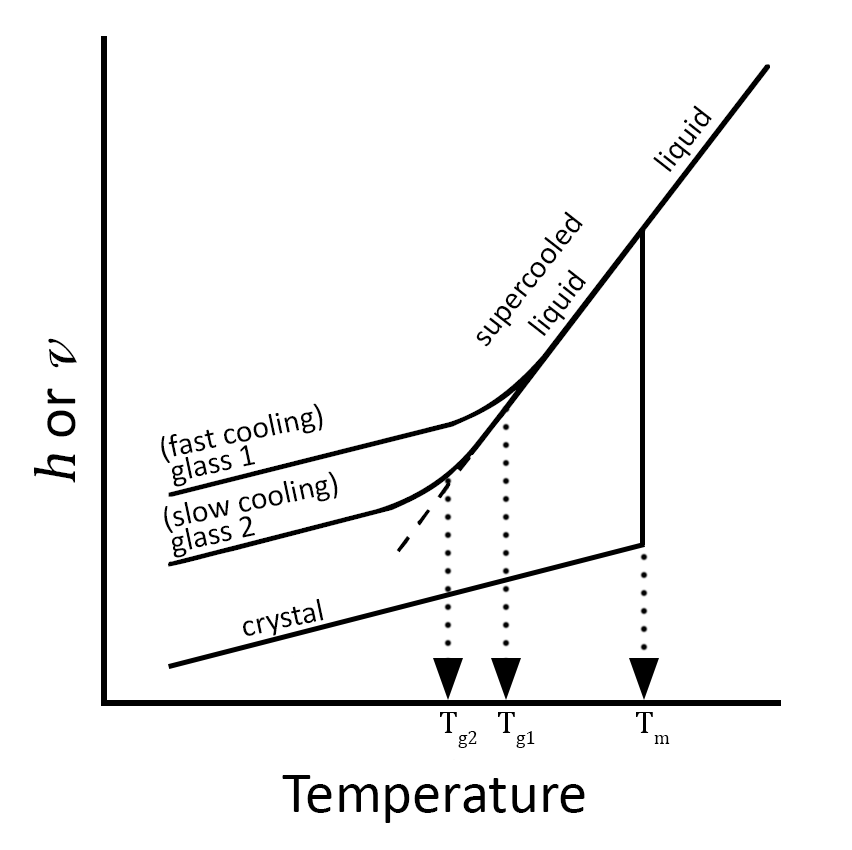
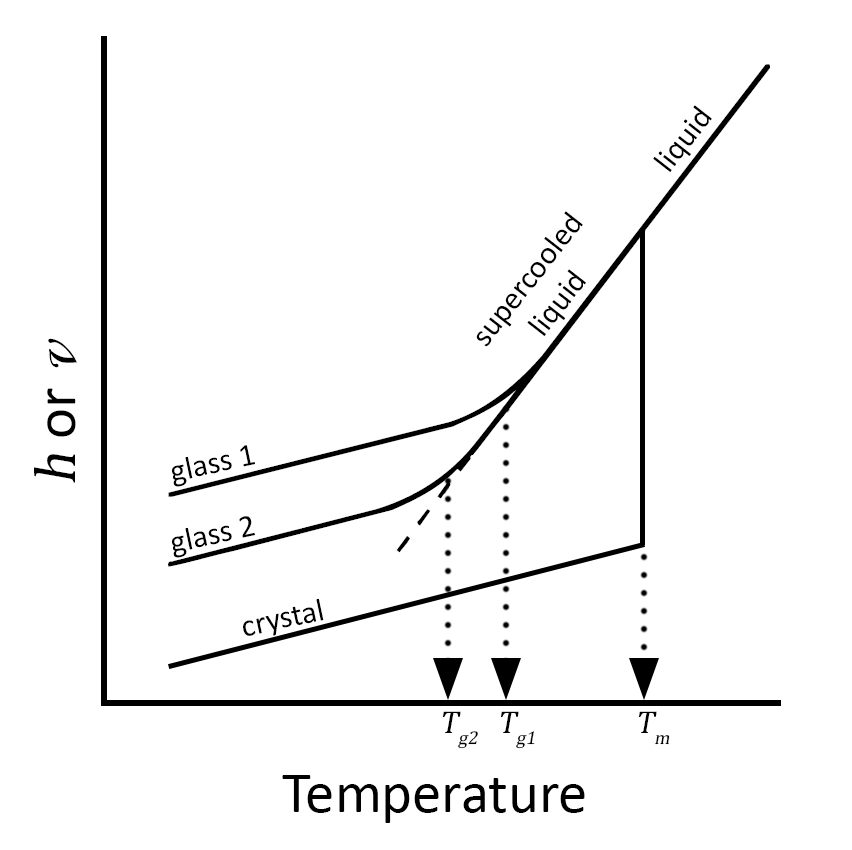
Layers edited between the first and the second w=852, h=850 image:
painted on "Tg2" over [440, 711, 478, 749]
painted on "Tg1" over [498, 711, 535, 749]
painted on "Tm" over [636, 711, 670, 745]
hid "(fast cooling)" over [161, 403, 323, 463]
hid "(slow cooling)" over [164, 471, 338, 533]
